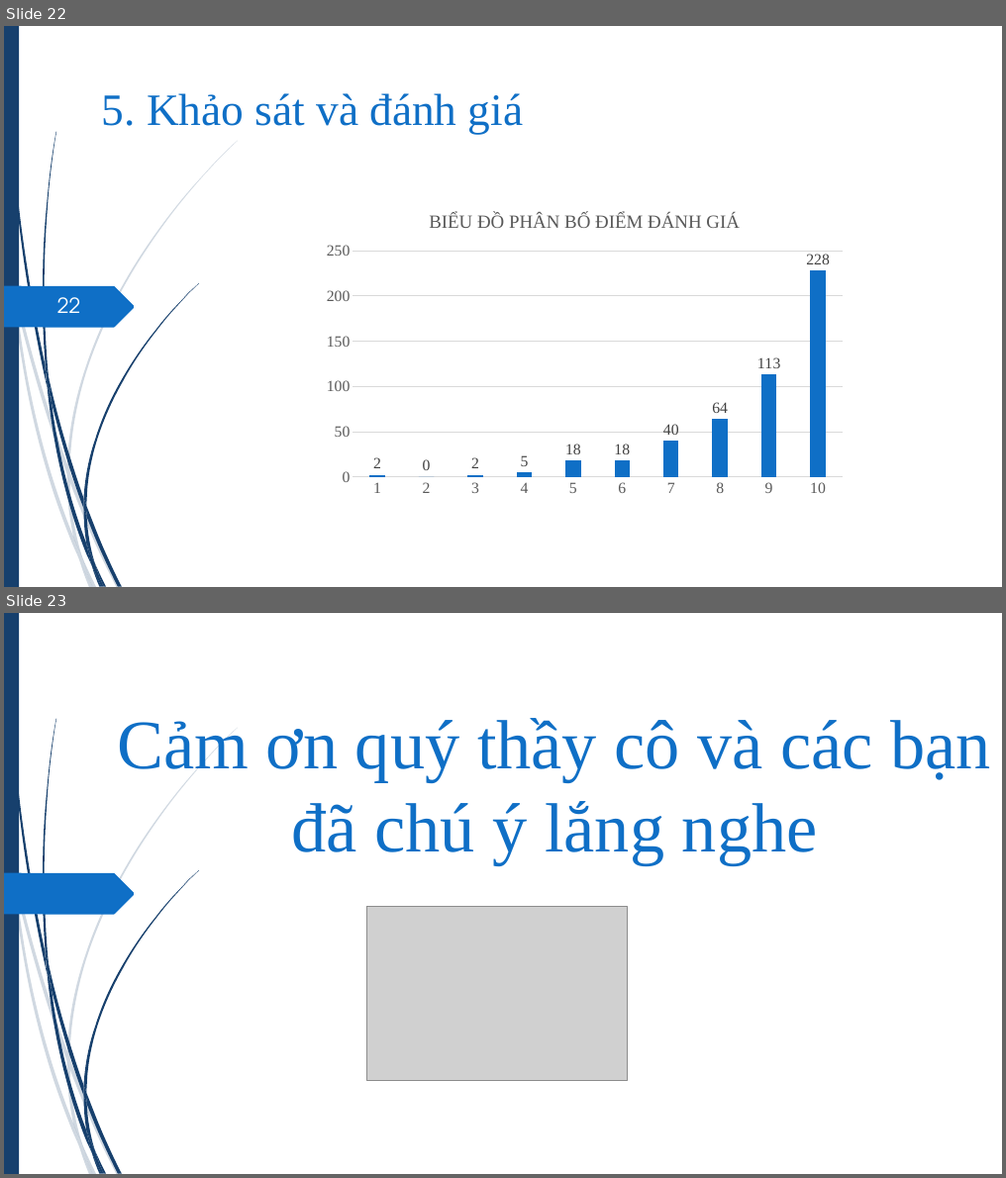
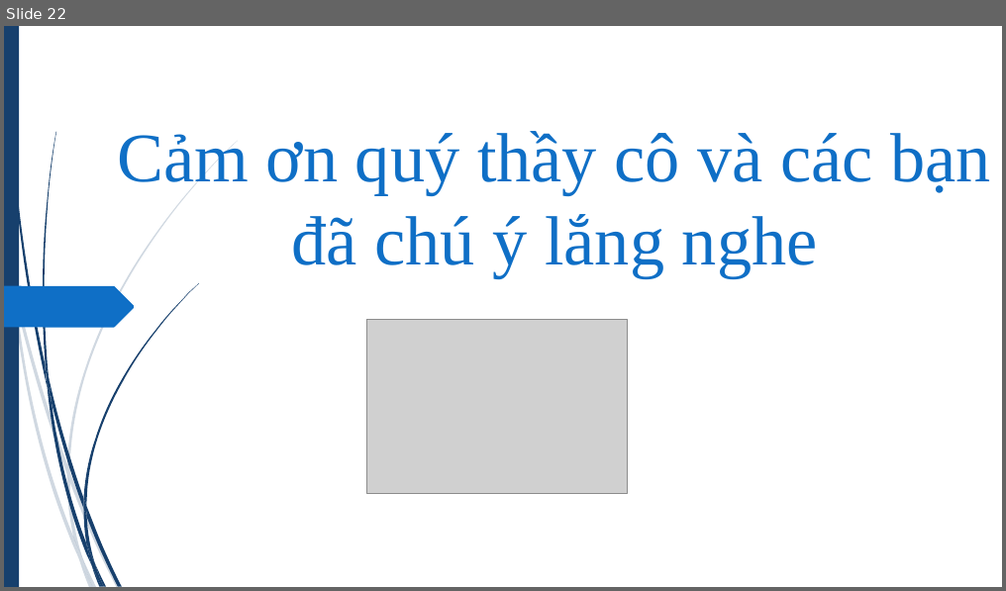
Before and after one commit to hvngoc/Presentation, a slide deck: slide 2.pptx. Shown one above the other, each under a label of ours: slides 22 and 23 before the commit, slide 22 after it. The pictures are 1006x1178 and 1006x591 pixels, drawn with LibreOffice and Linux fonts; fonts in the diff are those of the drawing; grey boxes stand for pictures. Boxes give left, top, right and bottom in pixels: in the first picture for what was removed or moved away, otherwise in the second. Text is boxed around its words. In the diff, an @@ line names an element or a change of style, - is before the commit and + after.

```diff
--- a/slide 2.pptx
+++ b/slide 2.pptx
@@ slide 22 removed at (4,26,1002,587), background #FFFFFF; not listed: 24 template elements that a slide beside it also shows @@
@@ title removed at (102,93,523,134) @@
-5. Khảo sát và đánh giá
@@ column chart removed at (316,198,853,503) @@
-title "BIỂU ĐỒ PHÂN BỐ ĐIỂM ĐÁNH GIÁ "
-categories: 1, 2, 3, 4, 5, 6, 7, 8, 9, 10
-Series 1: 2, 0, 2, 5, 18, 18, 40, 64, 113, 228
@@ page number removed at (57,297,80,313) @@
-22
@@ what was slide 23 is now slide 22 @@
```
Also in this commit, not shown: 2 slides changed.
